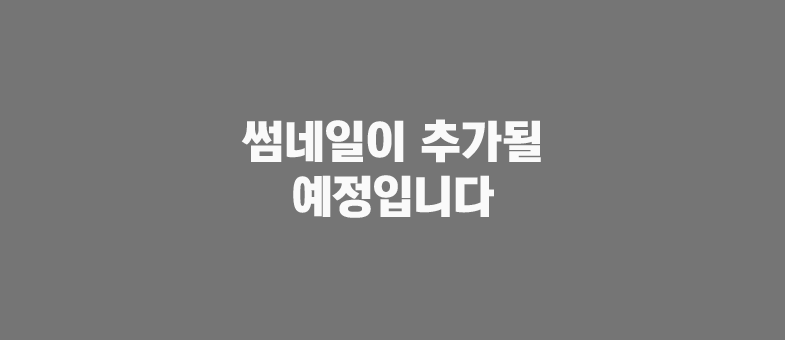
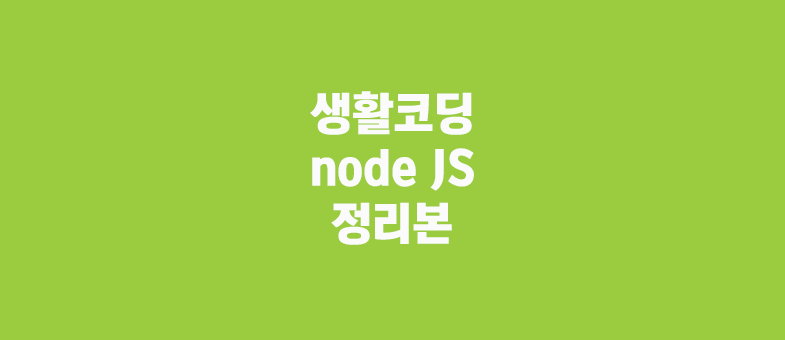
Revision of a layered (785, 340) image; what changed, layer by layer:
added group "JavaScript(nodejs)" with 2 layers above "임시 썸네일" over left=0, top=0, right=785, bottom=340
added layer "생활코딩 node JS 정리본" in group "JavaScript(nodejs)" over left=310, top=91, right=474, bottom=245
added layer "레이어 13" in group "JavaScript(nodejs)" over left=0, top=0, right=785, bottom=340
hid group "임시 썸네일" (2 layers) over left=0, top=0, right=785, bottom=340
